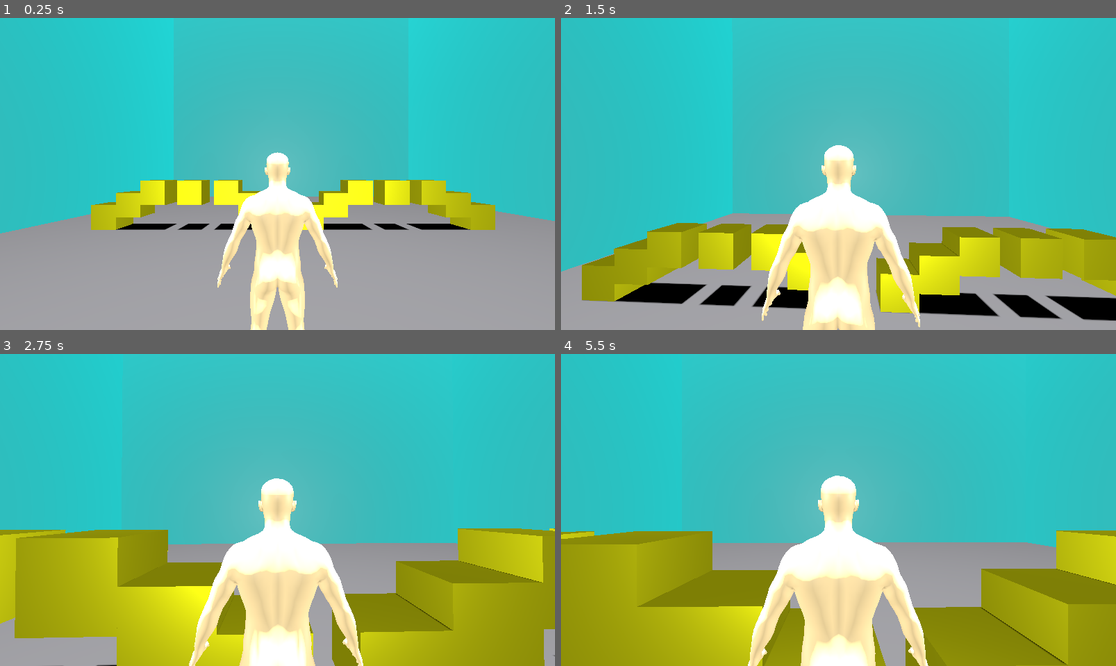
Above: before the commit, frames 1-4 (two rows, left to right).
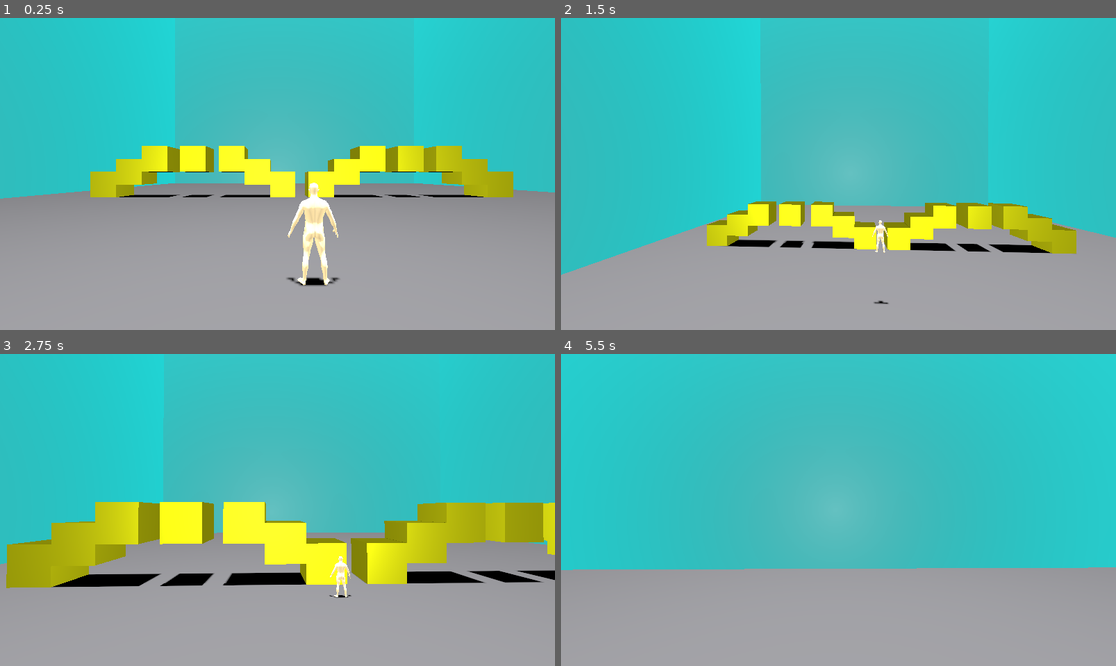
Above: after the commit, the same moments.

Repository: xcoderioslearn/test_3d_level
Game: Godot game, scene res://scenes/main.tscn
Same seed, same stepped clock (60 frames per second), same inputs: the game is played once before the commit and once after it.
Inputs (mouse positions are in pixels of both pictures, inside the frame that each line leads up to):
- Up to frame 1 (0.25 s): no input
- Up to frame 2 (1.5 s): tap Enter (ui_accept) at 0.5, 0.77 s; move the mouse to (866, 174) at 0.52 s; hold Mouse wheel down (wheel_down) 0.53-1.28 s; hold Up (ui_up) from 0.53 s (still down); move the mouse to (810, 174) at 1.27 s; tap Mouse wheel up (wheel_up) at 1.35 s
- Up to frame 3 (2.75 s): keep holding Up (ui_up); tap Enter (ui_accept) at 1.52 s; move the mouse to (288, 503) at 2.02 s; hold Mouse wheel down (wheel_down) from 2.03 s (still down)
- Up to frame 4 (5.5 s): keep holding Up (ui_up); move the mouse to (832, 516) at 2.77 s; release Mouse wheel down (wheel_down) at 2.78 s; tap Mouse wheel up (wheel_up) at 2.85, 4.35 s; tap Enter (ui_accept) at 3.02, 3.77, 4.52 s; move the mouse to (877, 513) at 3.52 s; hold Mouse wheel down (wheel_down) 3.53-4.28 s; move the mouse to (794, 506) at 4.27 s; move the mouse to (844, 510) at 5.02 s; hold Mouse wheel down (wheel_down) from 5.03 s (still down)

The runs differ from the first frame. In frame 1, 20% of the frame differs, in the area x 0-100%, y 37-100%; in frame 2, 27%; in frame 3, 42%, in the area x 0-100%, y 39-100%; in frame 4, 39%.

Commit message:
rescaled model to scale 1 , using global_position

Diff:
--- a/scenes/character.tscn
+++ b/scenes/character.tscn
@@ -13,20 +13,19 @@
 
 [node name="Character" type="CharacterBody3D"]
 collision_layer = 2
+collision_mask = 3
 script = ExtResource("1_pjt0s")
 
 [node name="CollisionShape3D" type="CollisionShape3D" parent="."]
-transform = Transform3D(-3, 0, -2.62268e-07, 0, 3, 0, 2.62268e-07, 0, -3, -0.00565672, 2.55938, -0.00218239)
+transform = Transform3D(1, 0, 0, 0, 1, 0, 0, 0, 1, 0, 0.836298, 0)
 shape = SubResource("BoxShape3D_ig7tw")
 
 [node name="humanfigure" parent="." instance=ExtResource("2_wa5vi")]
-transform = Transform3D(-3, 0, -2.62268e-07, 0, 3, 0, 2.62268e-07, 0, -3, 0, 0, 0)
+transform = Transform3D(-1, 0, -8.74228e-08, 0, 1, 0, 8.74228e-08, 0, -1, 0, 0, 0)
 
 [node name="SpringArmPivot" type="Node3D" parent="."]
-transform = Transform3D(1, 0, 0, 0, 1, 0, 0, 0, 1, 0, 4.6, 0)
+transform = Transform3D(1, 0, 0, 0, 1, 0, 0, 0, 1, 0, 1.49, 0)
 script = ExtResource("3_wa5vi")
-min_vertical_angle = -90.0
-max_vertical_angle = 0.757473
 
 [node name="SpringArm3D" type="SpringArm3D" parent="SpringArmPivot"]
 shape = SubResource("SphereShape3D_my7n2")
@@ -35,6 +34,5 @@
 [node name="SpringPosition" type="Node3D" parent="SpringArmPivot/SpringArm3D"]
 
 [node name="Camera3D" type="Camera3D" parent="SpringArmPivot" node_paths=PackedStringArray("spring_arm")]
-transform = Transform3D(1, 0, 0, 0, 1, 0, 0, 0, 1, 0, 0, 4.80443)
 script = ExtResource("4_wfnr8")
 spring_arm = NodePath("../SpringArm3D/SpringPosition")
--- a/scripts/camera_3d.gd
+++ b/scripts/camera_3d.gd
@@ -6,4 +6,5 @@
 
 
 func _process(delta: float) -> void:
-	position = lerp(position, spring_arm.position, delta*lerp_power)
+	position = lerp(position, spring_arm.global_position, delta * lerp_power)
+	print(spring_arm.position,spring_arm.global_position)
